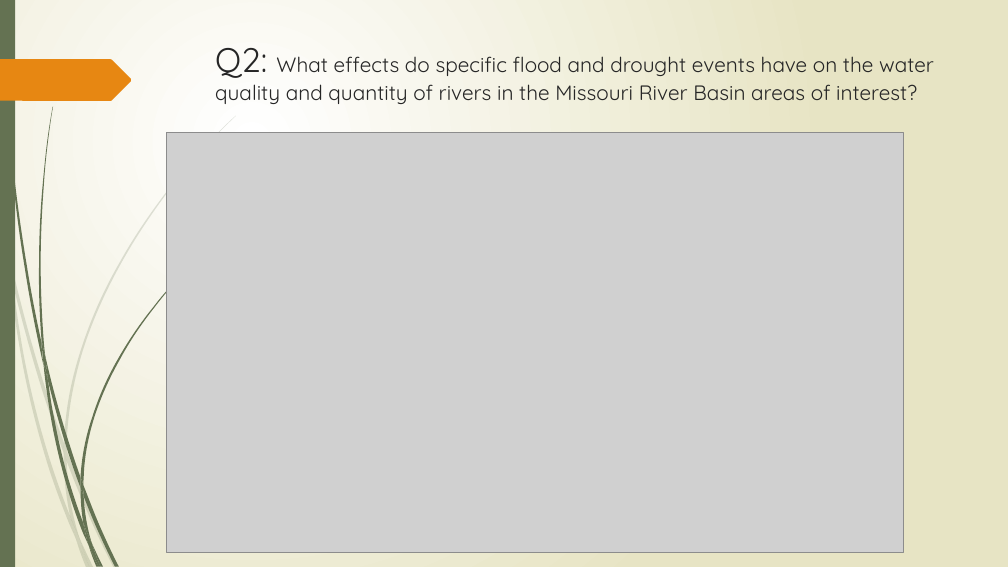
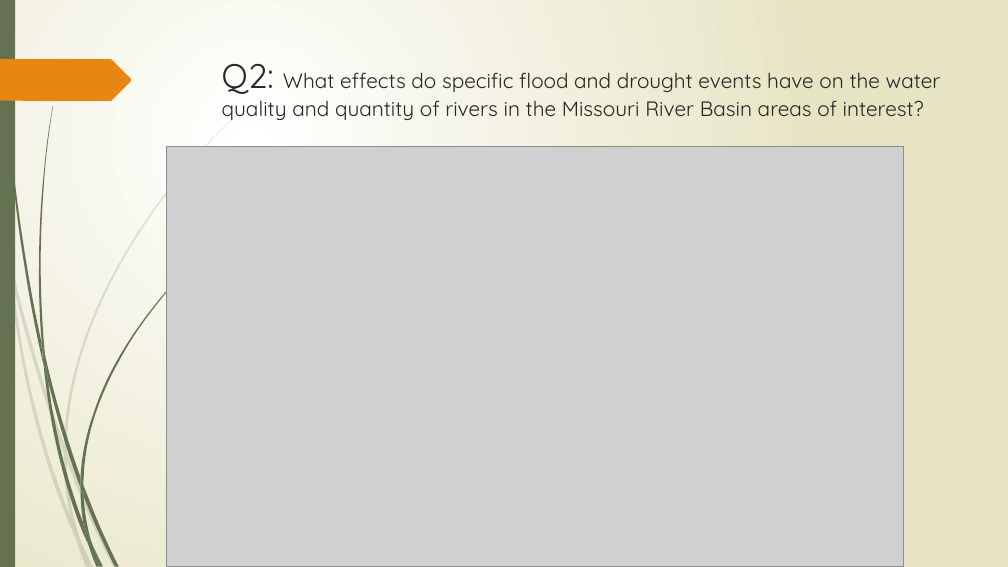
Before and after one commit to forkhala/Hydrologic_Data_Analysis_Final_Proj, a slide deck: slide 8 of TeamDocs/Examining the Hydrologic Properties of the Missouri River.pptx. Drawn at 1008x567 pixels with LibreOffice and Linux fonts; fonts in the diff are those of the drawing; grey boxes stand for pictures. Boxes give left, top, right and bottom in pixels: in the first picture for what was removed or moved away, otherwise in the second. Text is boxed around its words. In the diff, an @@ line names an element or a change of style, - is before the commit and + after.

```diff
--- a/TeamDocs/Examining the Hydrologic Properties of the Missouri River.pptx
+++ b/TeamDocs/Examining the Hydrologic Properties of the Missouri River.pptx
@@ title "Q2: What effects do specific ...": place and size @@
-title "Q2: What effects do specific ..." at [215,48,934,104]
+title "Q2: What effects do specific ..." at [222,64,941,120]
@@ picture: place and size @@
-picture at [166,132,904,553]
+picture at [166,147,904,567]
```
Also in this commit, not shown: 5 other slides changed.
